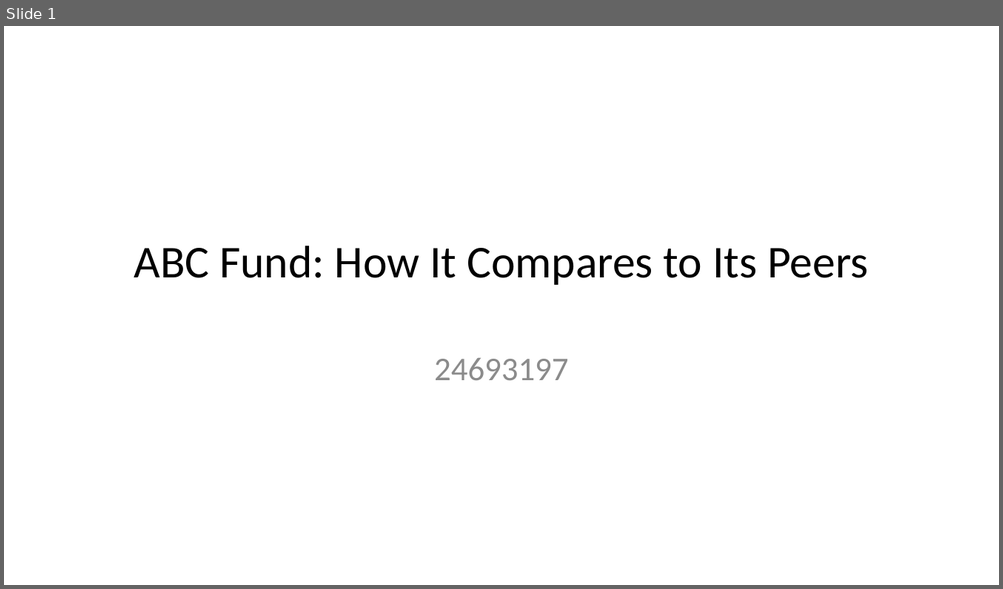
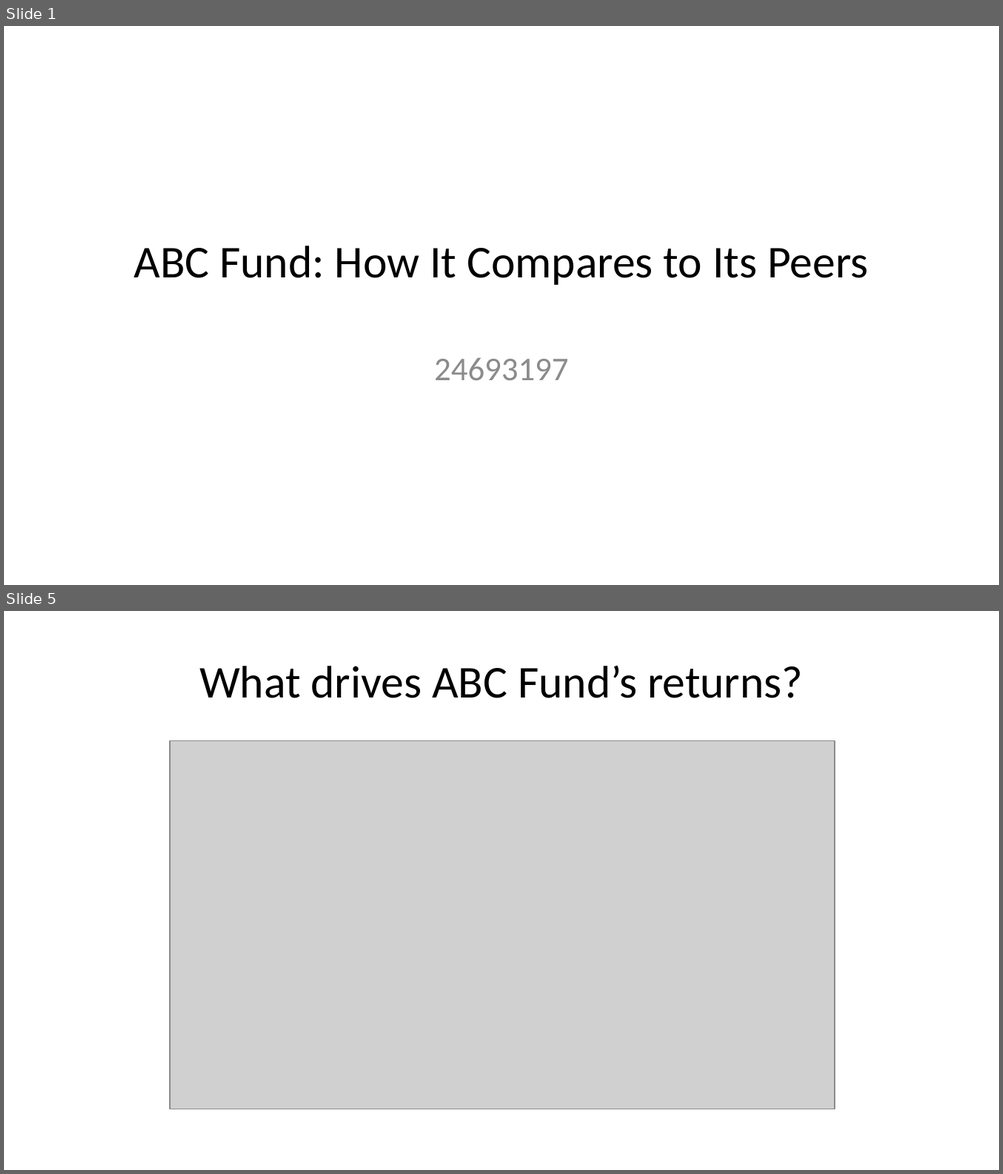
Before and after one commit to cara-burger/24693197_fmx_prax_exam, a slide deck: Questions/Question3/Question3.pptx. Shown one above the other, each under a label of ours: slide 1 before the commit, slides 1 and 5 after it; the slides between them are not shown. The pictures are 1003x589 and 1003x1174 pixels, drawn with LibreOffice and Linux fonts; fonts in the diff are those of the drawing; grey boxes stand for pictures. Boxes give left, top, right and bottom in pixels: in the first picture for what was removed or moved away, otherwise in the second. Text is boxed around its words. In the diff, an @@ line names an element or a change of style, - is before the commit and + after.

```diff
--- a/Questions/Question3/Question3.pptx
+++ b/Questions/Question3/Question3.pptx
@@ slide 5 added at <box>4,611,999,1170</box>, background #FFFFFF @@
@@ title added at <box>199,666,802,698</box>, 33 pt, text #000000 @@
+What drives ABC Fund’s returns?
@@ picture added at <box>170,741,834,1111</box> @@
```
Also in this commit, not shown: 1 slide changed, 7 other slides added, 1 slide removed, 5 other files.
